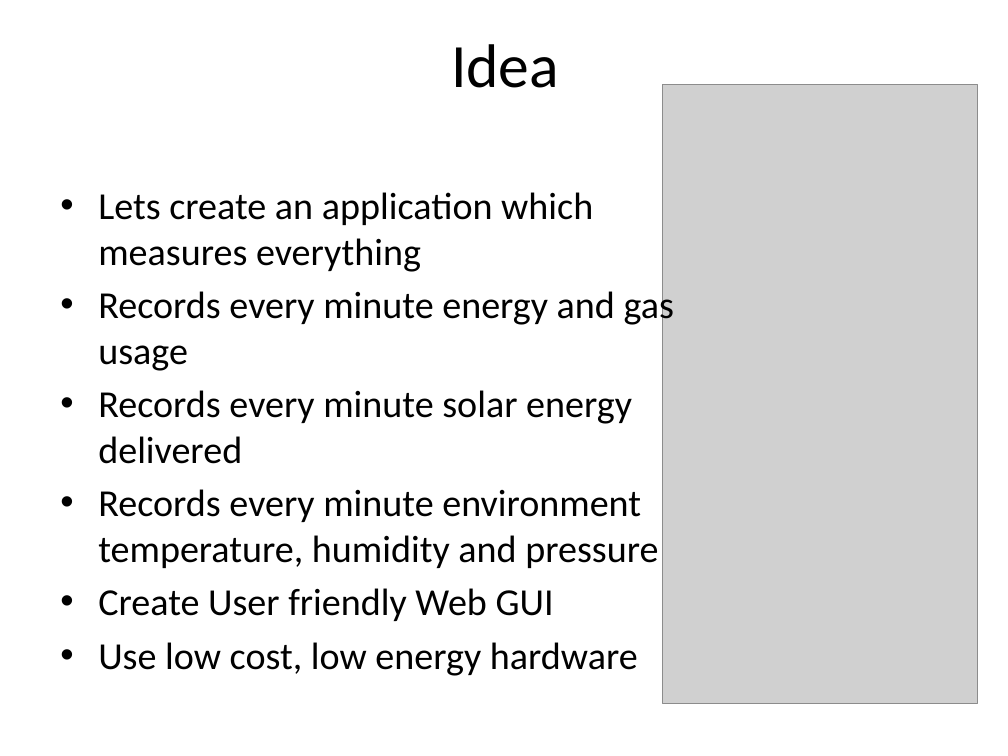
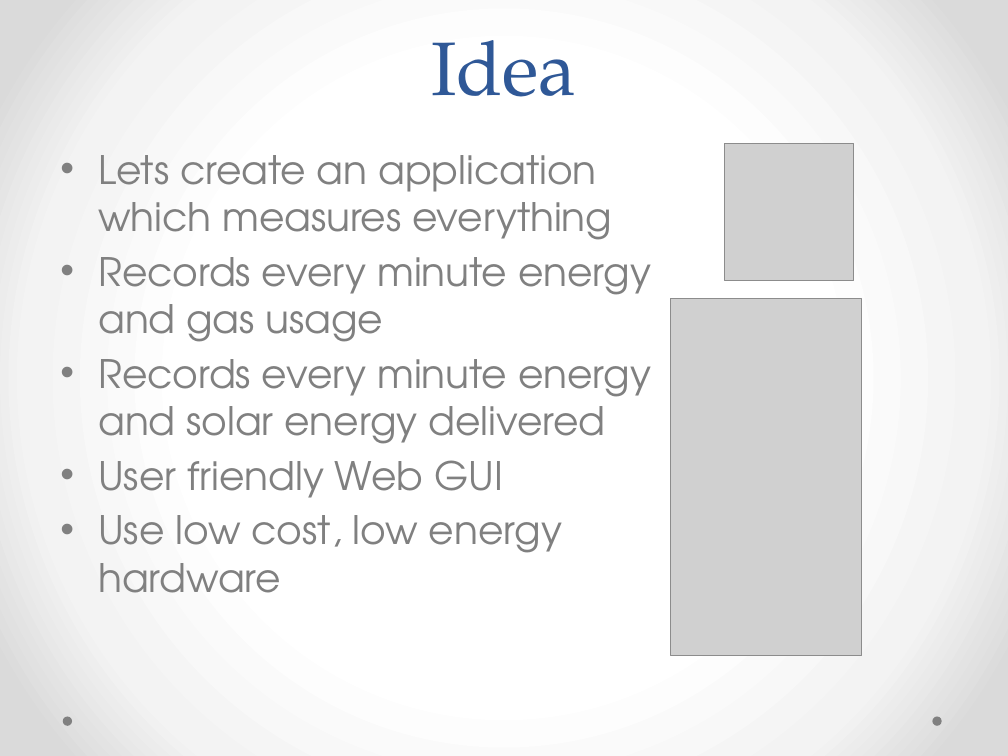
Before and after one commit to plaatsoft/plaatenergy, a slide deck: slide 3 of doc/ppt/PlaatEnergy Design.pptx. Drawn at 1008x756 pixels with LibreOffice and Linux fonts; fonts in the diff are those of the drawing; grey boxes stand for pictures. Boxes give left, top, right and bottom in pixels: in the first picture for what was removed or moved away, otherwise in the second. Text is boxed around its words. In the diff, an @@ line names an element or a change of style, - is before the commit and + after.

```diff
--- a/doc/ppt/PlaatEnergy Design.pptx
+++ b/doc/ppt/PlaatEnergy Design.pptx
@@ background #FFFFFF to gradient #FFFFFF to #F4F4F4 to #DADADA @@
@@ title "Idea": place and size @@
-title "Idea" at box(451, 44, 559, 88)
+title "Idea" at box(431, 40, 577, 97)
@@ title "Idea" at box(431, 40, 577, 97): size 44 to 54 pt, font Calibri to TeX Gyre Pagella, text colour #000000 to #2F5897; line spacing 1 to 58pt; vertical alignment middle to bottom @@
@@ picture removed at box(662, 85, 977, 704) @@
@@ text "Lets create an application which ...": place and size @@
-text "Lets create an application which ..." at box(98, 192, 674, 676)
+text "Lets create an application which ..." at box(98, 155, 651, 593)
@@ picture added at box(725, 143, 854, 281) @@
@@ text at box(98, 155, 651, 593): size 27.2 to 28 pt, font Calibri to TeX Gyre Adventor, text colour #000000 to #808080 in "Lets create an application which measures everything", "Records every minute energy and gas usage", "Use low cost, low energy hardware" @@
@@ picture added at box(670, 298, 862, 655) @@
@@ text at box(98, 359, 651, 498): text changed; size 27.2 to 28 pt; font Calibri to TeX Gyre Adventor; text colour #000000 to #808080 @@
-• Records every minute solar energy delivered
-• Records every minute environment temperature, humidity and pressure
-• Create User friendly Web GUI
+• Records every minute energy and solar energy delivered
+• User friendly Web GUI
@@ ellipse added at box(62, 717, 72, 726), fill #808080 @@
@@ ellipse added at box(932, 717, 941, 726), fill #808080 @@
```
Also in this commit, not shown: 10 other slides changed, 10 slides added, 14 slides removed, 3 other files.
